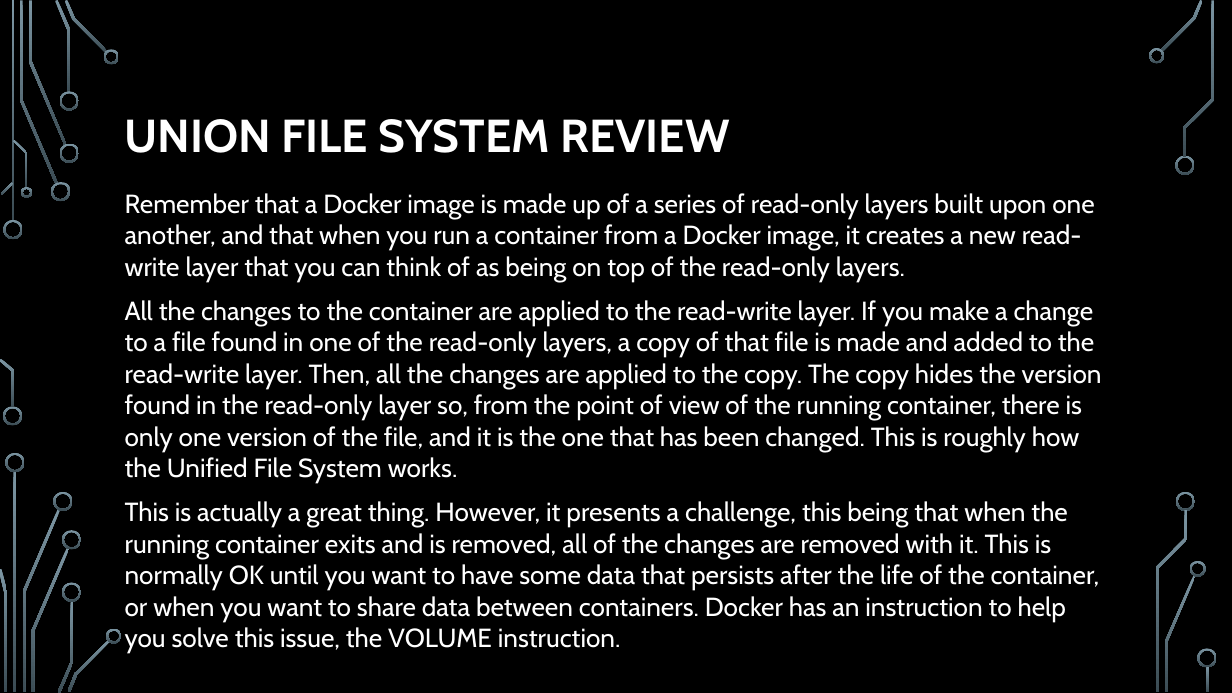
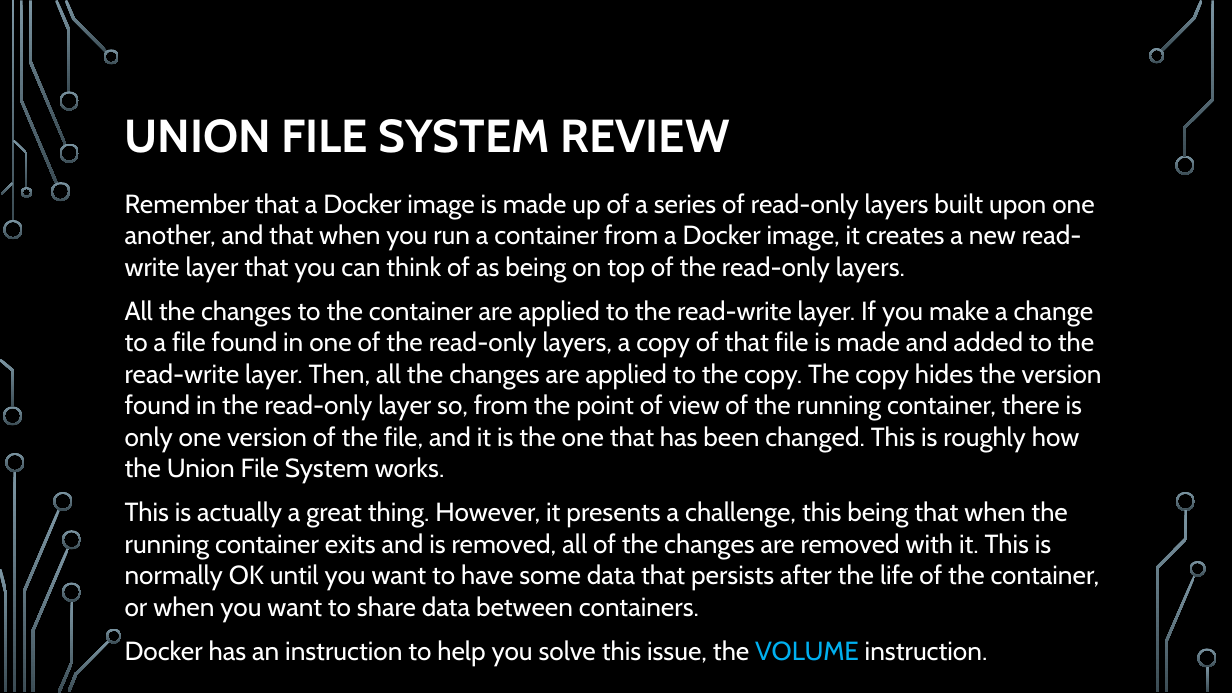
Before and after one commit to EarlWaud/LiveDockerTraining, a slide deck: slide 31 of Chapter 03 - Creating Docker Images.pptx. Drawn at 1232x693 pixels with LibreOffice and Linux fonts; fonts in the diff are those of the drawing; background and template pictures are left out. Boxes give left, top, right and bottom in pixels: in the first picture for what was removed or moved away, otherwise in the second. Text is boxed around its words. In the diff, an @@ line names an element or a change of style, - is before the commit and + after.

```diff
--- a/Chapter 03 - Creating Docker Images.pptx
+++ b/Chapter 03 - Creating Docker Images.pptx
@@ text at <box>125,300,1102,666</box>: text changed @@
-All the changes to the container are applied to the read-write layer. If you make a change to a file found in one of the read-only layers, a copy of that file is made and added to the read-write layer. Then, all the changes are applied to the copy. The copy hides the version found in the read-only layer so, from the point of view of the running container, there is only one version of the file, and it is the one that has been changed. This is roughly how the Unified File System works.
-This is actually a great thing. However, it presents a challenge, this being that when the running container exits and is removed, all of the changes are removed with it. This is normally OK until you want to have some data that persists after the life of the container, or when you want to share data between containers. Docker has an instruction to help you solve this issue, the VOLUME instruction.
+All the changes to the container are applied to the read-write layer. If you make a change to a file found in one of the read-only layers, a copy of that file is made and added to the read-write layer. Then, all the changes are applied to the copy. The copy hides the version found in the read-only layer so, from the point of view of the running container, there is only one version of the file, and it is the one that has been changed. This is roughly how the Union File System works.
+This is actually a great thing. However, it presents a challenge, this being that when the running container exits and is removed, all of the changes are removed with it. This is normally OK until you want to have some data that persists after the life of the container, or when you want to share data between containers.
+Docker has an instruction to help you solve this issue, the VOLUME instruction.
```
Also in this commit, not shown: 2 other slides changed, 1 slide added.
